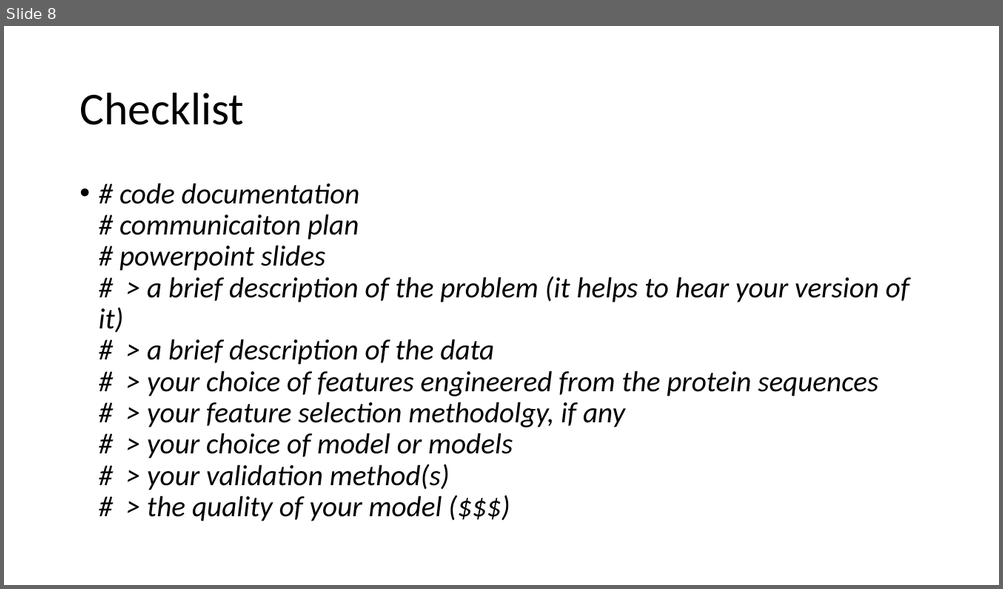
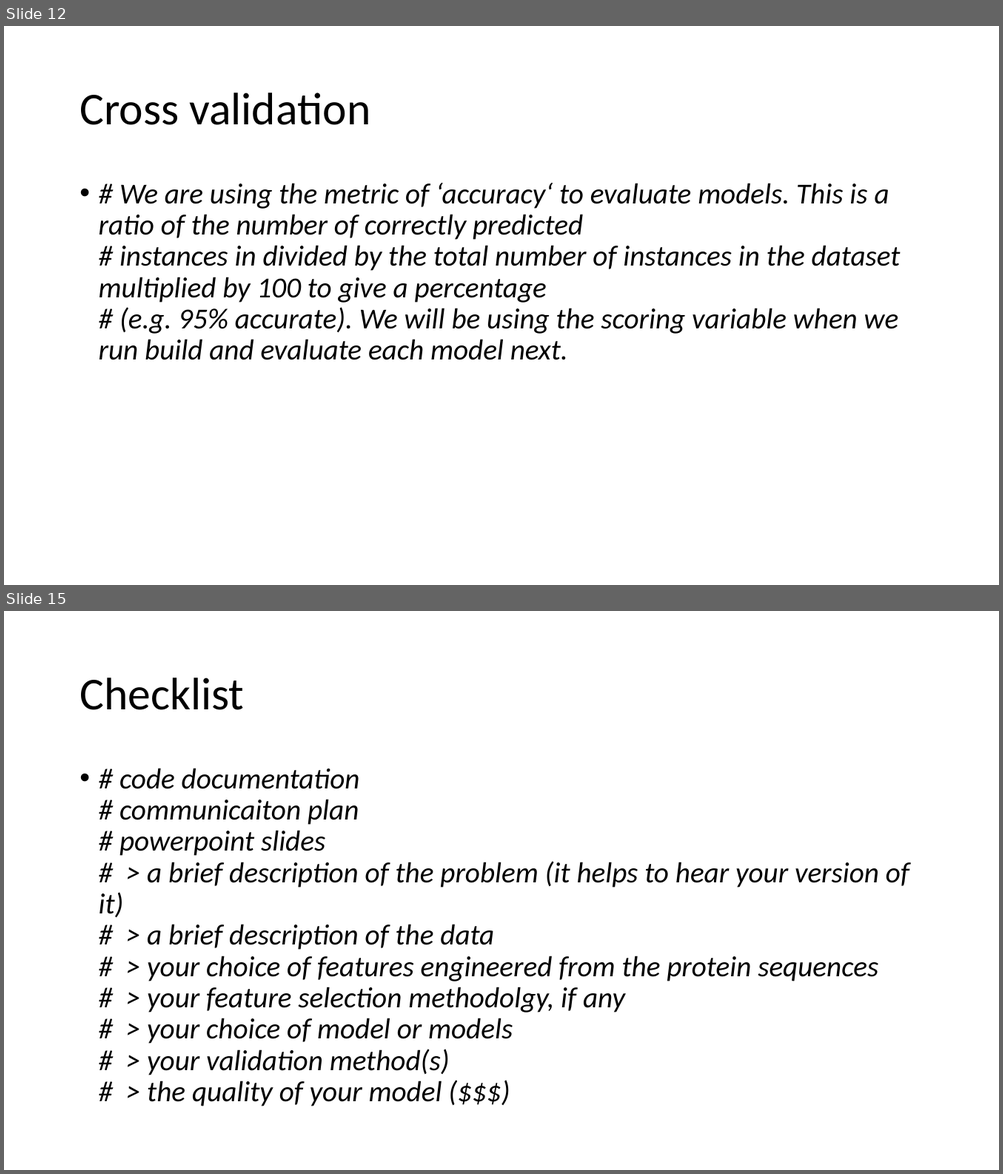
Before and after one commit to JoannaDrx/protein-classification, a slide deck: drugpro-jd.pptx. Shown one above the other, each under a label of ours: slide 8 before the commit, slides 12 and 15 after it; the slides between them are not shown. The pictures are 1003x589 and 1003x1174 pixels, drawn with LibreOffice and Linux fonts; fonts in the diff are those of the drawing. Boxes give left, top, right and bottom in pixels: in the first picture for what was removed or moved away, otherwise in the second. Text is boxed around its words. In the diff, an @@ line names an element or a change of style, - is before the commit and + after.

```diff
--- a/drugpro-jd.pptx
+++ b/drugpro-jd.pptx
@@ slide 12 added at <box>4,26,999,585</box>, background #FFFFFF @@
@@ title added at <box>79,93,370,125</box>, 44 pt, text #000000 @@
+Cross validation
@@ text added at <box>99,183,900,360</box>, 28 pt, text #000000, italic @@
+• # We are using the metric of ‘accuracy‘ to evaluate models. This is a ratio of the number of correctly predicted
+  # instances in divided by the total number of instances in the dataset multiplied by 100 to give a percentage
+  # (e.g. 95% accurate). We will be using the scoring variable when we run build and evaluate each model next.
@@ what was slide 8 is now slide 15 @@
```
Also in this commit, not shown: 6 other slides added.
